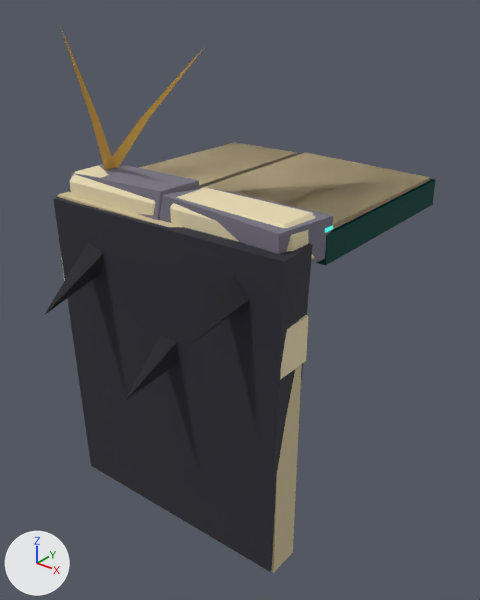
An edit to the glTF model assets/kit/bank_straight.glb, drawn before and after from the same camera.
Rendered twice from a 50 mm lens placed at (1.48, -1.92, 0.69), pointed at (0.05, -0.14, -0.42). Lighting does not change. The marker at lower left points along +X, +Y and +Z. The first picture is the older version.

Names of what the first picture shows: 'bank_straight_corrupted', 'bank_straight_restored'.
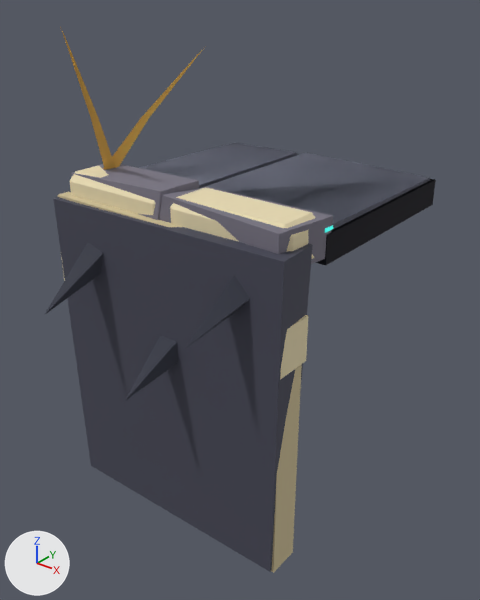
Where the change shows, as pixel boxes [x1, y1, x2, y2] in the pictures (480 x 600 px):
'bank_straight_corrupted', recoloured (black to grey): [46, 168, 333, 572] in both
'bank_straight_restored', recoloured (beige to greyish green): [58, 142, 436, 572] in both

What the commit changed:
Material 'floor_c' (mat_floor_c) changes colour from grey #6e6a78 to greyish blue #686b7c; in linear values from (0.156, 0.144, 0.188) to (0.138, 0.147, 0.202).
Material 'charcoal' (mat_charcoal) changes colour from dark grey #292832 to greyish blue #454655; in linear values from (0.0222, 0.0212, 0.0319) to (0.0595, 0.0612, 0.0908).
Material 'crust' (mat_crust) changes colour from black #15131b to greyish blue #323543; in linear values from (0.0075, 0.00651, 0.011) to (0.0319, 0.0356, 0.0561).
Material 'seam' (mat_seam) changes colour from cyan #23807a to dark green #52766b; in linear values from (0.0168, 0.216, 0.195) to (0.0844, 0.181, 0.147).
Material 'floor' (mat_floor) changes colour from beige #bba984 to greyish green #638575; in linear values from (0.497, 0.397, 0.231) to (0.125, 0.235, 0.178).
